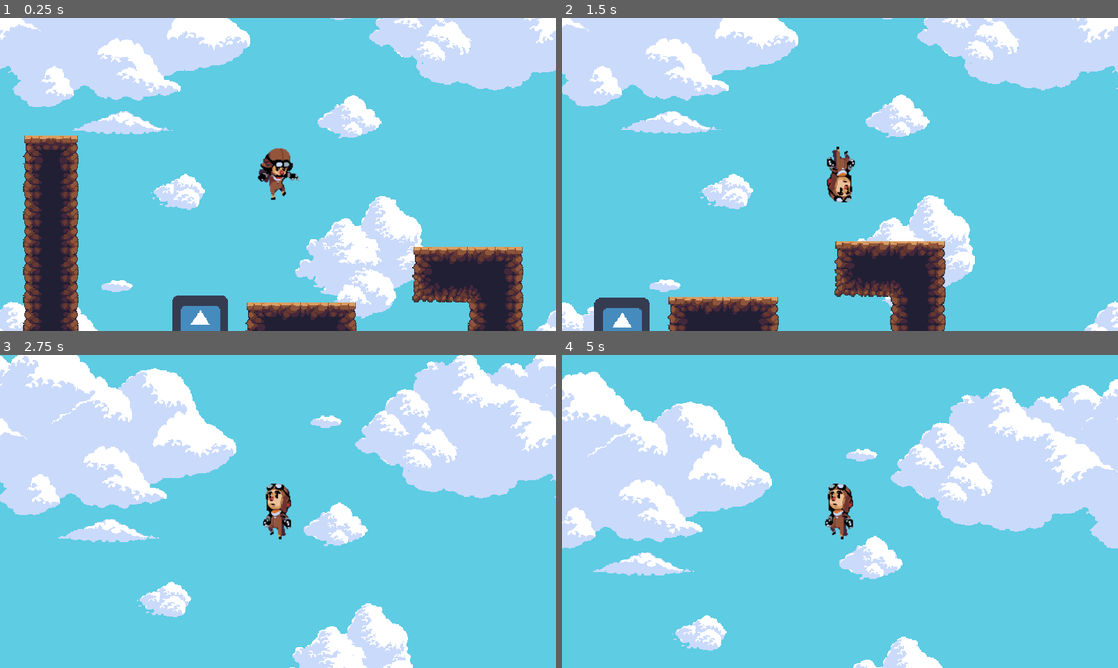
Above: before the commit, frames 1-4 (two rows, left to right).
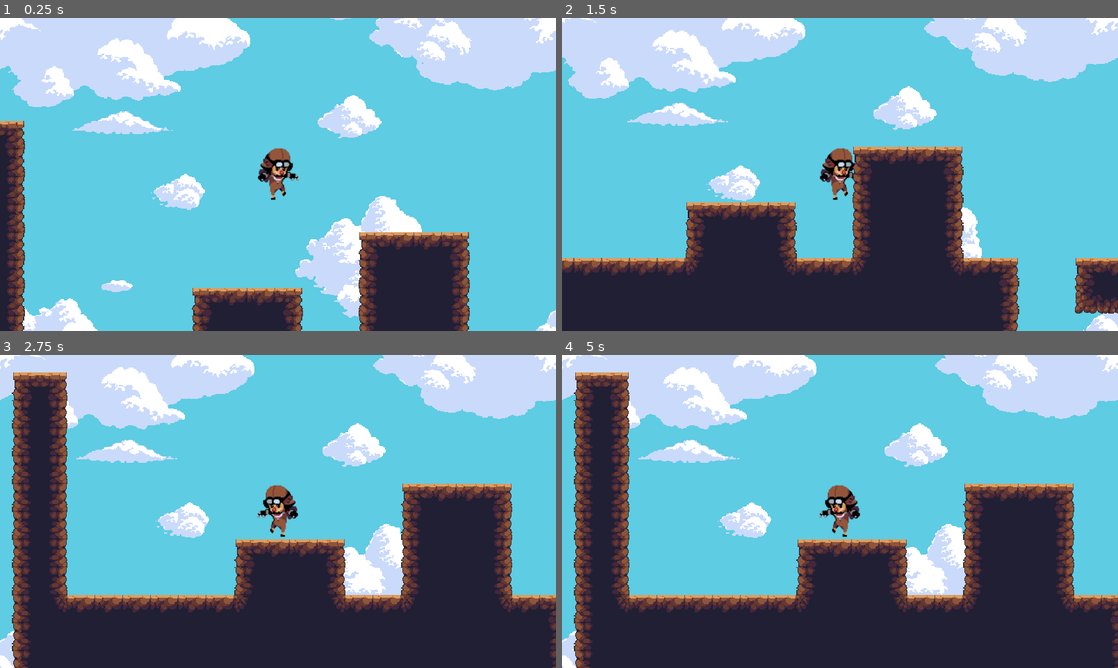
Above: after the commit, the same moments.

Repository: ilisparrow/petitjeu
Game: Godot game, scene res://jeux.tscn
Same seed, same stepped clock (60 frames per second), same inputs: the game is played once before the commit and once after it. The engine's default icon, where the game draws it, is replaced by a stand-in: a white triangle on a blue panel in a dark square.
Inputs:
- Up to frame 1 (0.25 s): no input
- Up to frame 2 (1.5 s): hold Q 0.53-1.28 s; hold Right (ui_right) from 0.53 s (still down); tap Space at 0.77, 1.07 s; tap X at 0.8, 1.35 s
- Up to frame 3 (2.75 s): tap Space at 1.52, 1.55, 1.82 s; release Right (ui_right) at 2.03 s; hold Left (ui_left) from 2.03 s (still down); hold Space from 2.03 s (still down); tap Q at 2.3 s
- Up to frame 4 (5 s): release Left (ui_left) at 2.78 s; release Space at 2.78 s; hold Right (ui_right) 2.78-4.28 s; tap Q at 2.85, 4.35 s; tap Space at 3.02, 3.32, 3.77, 3.8, 4.07, 4.52, 4.82 s; tap X at 3.05 s; hold X 3.53-4.28 s; hold Left (ui_left) from 4.28 s (still down)

The runs differ from the first frame. In frame 1, 21% of the frame differs, in the area x 0-95%, y 32-100%; in frame 2, 37%; in frame 3, 69%; in frame 4, 73%, in the area x 0-100%, y 0-100%.

Commit message:
j'ai rien fait

Diff:
--- a/monJeux 3/KinematicBody2D.gd
+++ b/monJeux 3/KinematicBody2D.gd
@@ -8,31 +8,30 @@
 var friction=false
 var lebool=false
 var mouvement=Vector2()# vecteur vitesse et non position V(x,y), équivalent à crée deux variale x=0 et y=0
-var WIND=0
-var STEPWIND = 7
+
 
 func _input(event):
 	var just_pressed = event.is_pressed() and not event.is_echo()
-	if Input.is_key_pressed(KEY_SPACE) and just_pressed:
+	if Input.is_key_pressed(KEY_SPACE) and just_pressed and (is_on_floor() or is_on_ceiling()):
 		GRAVITY=-GRAVITY
-		#$RigidBody2D.gravity_scale=GRAVITY/(abs(GRAVITY))
 		#$Camera2D.rotating=!lebool
 		$Sprite.flip_v=!lebool
 		$Camera2D.rotation_degrees=180
+		lebool=!lebool
+	if Input.is_key_pressed(KEY_Q):
+		GRAVITY=0
+	if Input.is_key_pressed(KEY_A):
+		GRAVITY=20
 
-		lebool=!lebool
-	#WIND managment
-	if Input.is_key_pressed(KEY_W) and just_pressed:
-		WIND-=STEPWIND
-		#print(WIND)
-	if Input.is_key_pressed(KEY_X) and just_pressed:
-		WIND+=STEPWIND
-		#print(WIND)
+func _physics_process(delta):
+	if mouvement.y>0:#-------------------------------------------------
+		mouvement.y=min(mouvement.y+GRAVITY,1000)
+	elif mouvement.y<0:                   #limité l'acceleration gravitationelle entre (-1000 et 1000)
+		mouvement.y=max(-1000,mouvement.y+GRAVITY)
+	else:
+		mouvement.y+=GRAVITY#----------------------------------------
 
 
-func _physics_process(delta):
-	mouvement.y+=GRAVITY
-	mouvement.x+=WIND
 	if Input.is_action_pressed("ui_right"):
 		mouvement.x=min(mouvement.x+ACCELERATION,MAX_SPEED)
 		$Sprite.flip_h=false# retourne le sprites horizontalement(initialement on ne veut pas le retourner)
@@ -53,7 +52,7 @@
 		if friction==true:
 					mouvement.x=lerp(mouvement.x,0,0.2)
 
-	elif is_on_ceiling():
+	elif is_on_ceiling()  :
 		if Input.is_action_just_pressed("ui_up"):#on utilise just_pressed pour le saut
 			mouvement.y=JUMP
 		if friction==true:
--- a/monJeux 3/jeux.tscn
+++ b/monJeux 3/jeux.tscn
@@ -1,27 +1,10 @@
-[gd_scene load_steps=7 format=2]
+[gd_scene load_steps=4 format=2]
 
 [ext_resource path="res://player.tscn" type="PackedScene" id=1]
 [ext_resource path="res://scene.tscn" type="PackedScene" id=2]
-[ext_resource path="res://icon.png" type="Texture" id=3]
 [ext_resource path="res://dirtAutoTile.tres" type="TileSet" id=4]
-[ext_resource path="res://boiteUne.gd" type="Script" id=5]
-
-[sub_resource type="RectangleShape2D" id=1]
-extents = Vector2( 30.7419, 30.8392 )
 
 [node name="jeux" type="Node"]
-
-[node name="RigidBody2D" type="RigidBody2D" parent="."]
-position = Vector2( 201.519, 294.023 )
-mode = 2
-script = ExtResource( 5 )
-
-[node name="Sprite" type="Sprite" parent="RigidBody2D"]
-texture = ExtResource( 3 )
-normal_map = ExtResource( 3 )
-
-[node name="CollisionShape2D" type="CollisionShape2D" parent="RigidBody2D"]
-shape = SubResource( 1 )
 
 [node name="KinematicBody2D" parent="." instance=ExtResource( 1 )]
 position = Vector2( 291.231, 85.7134 )
@@ -30,7 +13,6 @@
 position = Vector2( 4256.39, 522.426 )
 
 [node name="TileMap2" type="TileMap" parent="."]
-position = Vector2( 62.0134, 16.8077 )
 tile_set = ExtResource( 4 )
 format = 1
-tile_data = PoolIntArray( -196576, 0, 1, -196575, 0, 2, -131 …(959 unchanged characters)… , 131074, 262143, 0, 65541, 196614, 0, 196608, 196615, 0, 7, 196622, 0, 196608, 196623, 0, 196609, 196624, 0, 196609, 196625, 0, 65544, 196626, 0, 131072, 196627, 0, 131072, 196628, 0, 131072, 196629, 0, 131072, 196630, 0, 4, 196631, 0, 196619, 196632, 0, 3, 196633, 0, 131072, 196634, 0, 131072, 196635, 0, 131072, 196636, 0, 65538, 196640, 0, 131073, 196641, 0, 131074, 327679, 0, 65541, 262147, 0, 1, 262148, 0, 2, 262151, 0, 65541, 262166, 0, 131073, 262167, 0, 196619, 262168, 0, 131074, 262176, 0, 131073, 262177, 0, 131074, 393215, 0, 8, 327680, 0, 65536, 327681, 0, 65536, 327682, 0, 65536, 327683, 0, 65540, 327684, 0, 65539, 327685, 0, 65536, 327686, 0, 65536, 327687, 0, 131082, 327688, 0, 2, 327690, 0, 196608, 32769 …(2156 unchanged characters)…
+tile_data = PoolIntArray( -196576, 0, 1, -196575, 0, 2, -131 …(959 unchanged characters)… , 131074, 262143, 0, 65541, 196614, 0, 1, 196615, 0, 2, 196622, 0, 196608, 196623, 0, 196609, 196624, 0, 196609, 196625, 0, 65544, 196626, 0, 131072, 196627, 0, 131072, 196628, 0, 131072, 196629, 0, 131072, 196630, 0, 4, 196631, 0, 196619, 196632, 0, 3, 196633, 0, 131072, 196634, 0, 131072, 196635, 0, 131072, 196636, 0, 65538, 196640, 0, 131073, 196641, 0, 131074, 327679, 0, 65541, 262147, 0, 1, 262148, 0, 2, 262150, 0, 131073, 262151, 0, 131074, 262166, 0, 131073, 262167, 0, 196619, 262168, 0, 131074, 262176, 0, 131073, 262177, 0, 131074, 393215, 0, 8, 327680, 0, 65536, 327681, 0, 65536, 327682, 0, 65536, 327683, 0, 65540, 327684, 0, 65539, 327685, 0, 65536, 327686, 0, 65540, 327687, 0, 65539, 327688, 0, 2, 327690, 0, 196608, 32769 …(2156 unchanged characters)…
